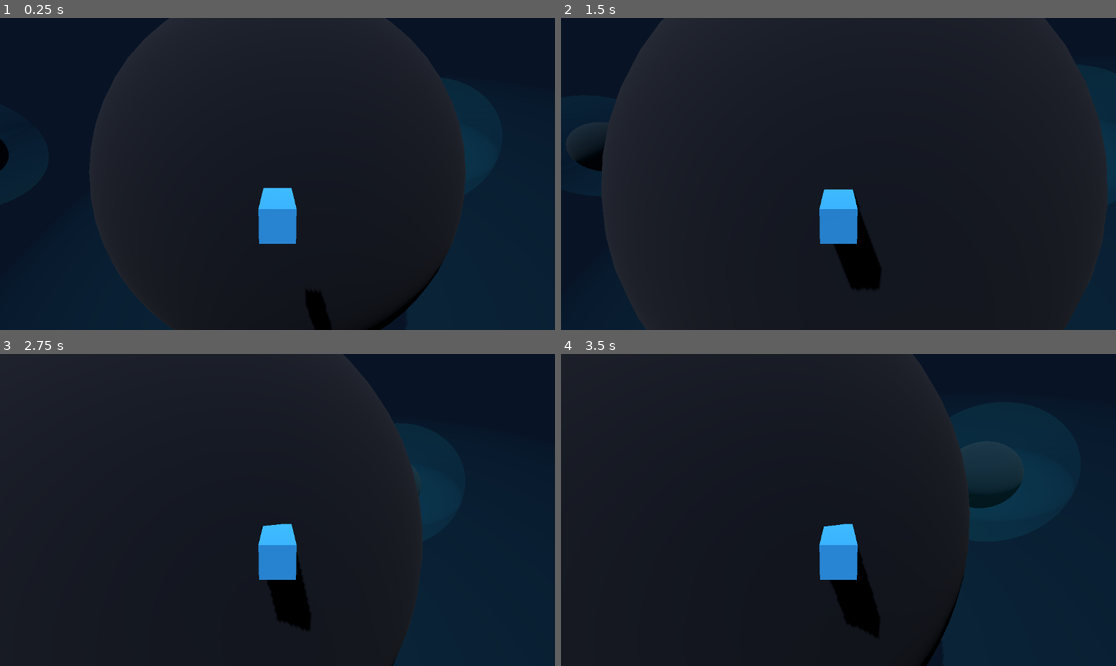
Above: before the commit, frames 1-4 (two rows, left to right).
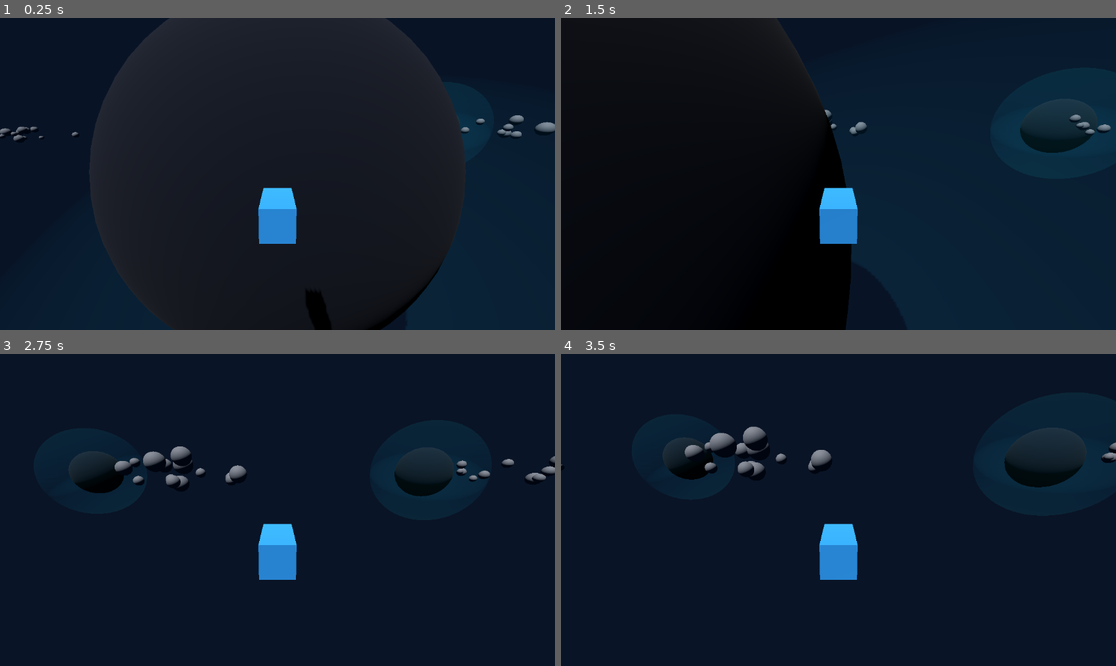
Above: after the commit, the same moments.

Repository: xlblitlx/Desarrollo_de_videojuegos
Game: Godot game, scene res://Demo_Orbital.tscn
Same seed, same stepped clock (60 frames per second), same inputs: the game is played once before the commit and once after it.
Inputs (mouse positions are in pixels of both pictures, inside the frame that each line leads up to):
- Up to frame 1 (0.25 s): no input
- Up to frame 2 (1.5 s): tap Enter (ui_accept) at 0.5, 0.77, 0.8, 1.07, 1.35 s; move the mouse to (866, 174) at 0.52 s; hold Shift 0.53-1.28 s; hold W (up) from 0.53 s (still down); move the mouse to (810, 174) at 1.27 s
- Up to frame 3 (2.75 s): keep holding W (up); tap Enter (ui_accept) at 1.52, 1.82, 2.3 s; tap Shift at 1.55 s; move the mouse to (288, 503) at 2.02 s; hold Shift from 2.03 s (still down)
- Up to frame 4 (3.5 s): keep holding W (up); move the mouse to (832, 516) at 2.77 s; release Shift at 2.78 s; tap T at 2.85 s; tap Enter (ui_accept) at 3.02, 3.32 s; tap Shift at 3.05 s

The runs differ from the first frame. In frame 1, 0.6% of the frame differs, in the area x 0-100%, y 31-49%; in frame 2, 28%, in the area x 0-100%, y 0-100%; in frame 3, 3.5%; in frame 4, 5.4%.

Commit message:
feat: red de asteroides procedural y dano por radiacion en espacio abierto

Diff:
--- a/Demo_Orbital.tscn
+++ b/Demo_Orbital.tscn
@@ -6,6 +6,7 @@
 [ext_resource type="PackedScene" uid="uid://od0kiw5a61ky" path="res://escenas/planeta.tscn" id="3_66d34"]
 [ext_resource type="PackedScene" uid="uid://h6djht1s6p15" path="res://escenas/jugador.tscn" id="4_7wmen"]
 [ext_resource type="Script" uid="uid://b0864vcm5685t" path="res://zona_b/Script_zona_b/luz_parpadeante.gd" id="4_66d34"]
+[ext_resource type="PackedScene" uid="uid://b6ktojxqu2x60" path="res://escenas/campo_asteroides.tscn" id="5_2c7g2"]
 [ext_resource type="Script" uid="uid://brtclod0wujll" path="res://zona_b/Script_zona_b/sistema_eventos.gd" id="5_7wmen"]
 
 [sub_resource type="Environment" id="Environment_6cvi3"]
@@ -33,6 +34,7 @@
 [node name="generador_mapa" type="Node3D" parent="Entorno" unique_id=1205830586]
 script = ExtResource("3_7wmen")
 planeta_scene = ExtResource("3_66d34")
+campo_asteroides_scene = ExtResource("5_2c7g2")
 
 [node name="Planetas" type="Node" parent="." unique_id=1673712481]
 
--- /dev/null
+++ b/escenas/asteroide.tscn
@@ -0,0 +1,15 @@
+[gd_scene format=3 uid="uid://d1vb3t80cn5r7"]
+
+[sub_resource type="SphereMesh" id="SphereMesh_6cvi3"]
+
+[sub_resource type="SphereShape3D" id="SphereShape3D_3jq7k"]
+
+[node name="asteroide" type="Node3D" unique_id=1468028108]
+
+[node name="MeshInstance3D" type="MeshInstance3D" parent="." unique_id=2049473630]
+mesh = SubResource("SphereMesh_6cvi3")
+
+[node name="zonadaño" type="Area3D" parent="." unique_id=865335375]
+
+[node name="CollisionShape3D" type="CollisionShape3D" parent="zonadaño" unique_id=1095683703]
+shape = SubResource("SphereShape3D_3jq7k")
--- /dev/null
+++ b/escenas/campo_asteroides.tscn
@@ -0,0 +1,8 @@
+[gd_scene format=3 uid="uid://b6ktojxqu2x60"]
+
+[ext_resource type="Script" uid="uid://ijhb7gylrnoh" path="res://script_componentes/campo_asteroides.gd" id="1_arvyt"]
+[ext_resource type="PackedScene" uid="uid://d1vb3t80cn5r7" path="res://escenas/asteroide.tscn" id="2_sug62"]
+
+[node name="CampoAsteroides" type="Node3D" unique_id=1394972799]
+script = ExtResource("1_arvyt")
+asteroide_scene = ExtResource("2_sug62")
--- /dev/null
+++ b/script_componentes/campo_asteroides.gd
@@ -0,0 +1,45 @@
+class_name CampoAsteroides
+extends Node3D
+
+@export var asteroide_scene: PackedScene
+@export var cantidad_asteroides: int = 14
+@export var radio_dispersion: float = 80.0
+
+var asteroides_instanciados: Array[Node3D] = []
+var velocidades_rotacion: Array[Vector3] = []
+
+func _ready() -> void:
+	_generar_campo()
+
+func _process(delta: float) -> void:
+	for i in range(asteroides_instanciados.size()):
+		var asteroide = asteroides_instanciados[i]
+		if is_instance_valid(asteroide):
+			asteroide.rotate_x(velocidades_rotacion[i].x * delta)
+			asteroide.rotate_y(velocidades_rotacion[i].y * delta)
+
+func _generar_campo() -> void:
+	if not asteroide_scene:
+		return
+
+	for i in range(cantidad_asteroides):
+		var inst := asteroide_scene.instantiate() as Node3D
+		add_child(inst)
+
+		var angulo := randf_range(0.0, TAU)
+		var dist := randf_range(5.0, radio_dispersion)
+		var offset_y := randf_range(-10.0, 10.0)
+
+		inst.position = Vector3(cos(angulo) * dist, offset_y, sin(angulo) * dist)
+
+		# Aumentamos la escala para que sean rocas gigantes que bloqueen el paso (de 6m a 14m)
+		var escala_random := randf_range(6.0, 14.0)
+		inst.scale = Vector3.ONE * escala_random
+		inst.rotation = Vector3(randf_range(0, TAU), randf_range(0, TAU), randf_range(0, TAU))
+
+		asteroides_instanciados.append(inst)
+		velocidades_rotacion.append(Vector3(
+			randf_range(-0.3, 0.3),
+			randf_range(-0.3, 0.3),
+			randf_range(-0.3, 0.3)
+		))
--- a/script_componentes/generador_mapa.gd
+++ b/script_componentes/generador_mapa.gd
@@ -3,57 +3,81 @@
 
 @export_group("Configuración Procedural")
 @export var planeta_scene: PackedScene
+@export var campo_asteroides_scene: PackedScene
 @export var cantidad_planetas: int = 8
-@export var radio_sistema_global: float = 500.0
-@export var distancia_minima_entre_planetas: float = 300.0 # Subimos el espacio mínimo base
-
+@export var radio_sistema_global: float = 800.0
+@export var distancia_minima_entre_planetas: float = 450.0
 
 @export_group("Variación de Planetas")
-@export var tamano_minimo: float = 0.8
-@export var tamano_maximo: float = 2.5
+@export var tamano_minimo: float = 0.5
+@export var tamano_maximo: float = 3.0
 
 func _ready() -> void:
 	randomize()
 	generar_sistema_planetario()
 
-## Función principal: Solo coordina los pasos
+## Coordinador principal
 func generar_sistema_planetario() -> void:
 	if not planeta_scene:
-		push_warning("Falta asignar la escena Planeta.tscn")
+		push_warning("Falta asignar Planeta.tscn en GeneradorMapa")
 		return
 
-	var posiciones: Array[Vector3] = []
+	var planetas: Array[Vector3] = []
 	for i in range(cantidad_planetas):
-		var pos := _obtener_posicion_valida(posiciones)
+		var pos := _buscar_punto_libre(planetas, distancia_minima_entre_planetas)
 		if pos != Vector3.ZERO:
-			posiciones.append(pos)
-			_crear_planeta(pos)
+			planetas.append(pos)
+			_instanciar_nodo(planeta_scene, pos, randf_range(tamano_minimo, tamano_maximo))
 
-## Responsabilidad 1: Encontrar un punto válido sin colisiones
-func _obtener_posicion_valida(existentes: Array[Vector3]) -> Vector3:
+	_generar_red_asteroides(planetas)
+
+## Busca una coordenada válida lejos de los puntos existentes
+func _buscar_punto_libre(existentes: Array[Vector3], radio_minimo: float) -> Vector3:
 	for intento in range(150):
-		var candidato := _generar_punto_aleatorio()
-		if _es_posicion_distante(candidato, existentes):
+		var angulo := randf_range(0.0, TAU)
+		var dist := randf_range(150.0, radio_sistema_global * 0.9)
+		var candidato := Vector3(cos(angulo) * dist, randf_range(-15.0, 15.0), sin(angulo) * dist)
+
+		if not _hay_punto_cerca(candidato, existentes, radio_minimo):
 			return candidato
 	return Vector3.ZERO
 
-## Responsabilidad 2: Matemática pura de posición
-func _generar_punto_aleatorio() -> Vector3:
-	var angulo := randf_range(0.0, TAU)
-	# Distribuimos en un radio más amplio (de 150m a 700m) para liberar el centro
-	var distancia := randf_range(150.0, radio_sistema_global * 0.9)
-	return Vector3(cos(angulo) * distancia, randf_range(-15.0, 15.0), sin(angulo) * distancia)
+## Conecta cada planeta con sus 2 vecinos más cercanos mediante campos de asteroides
+func _generar_red_asteroides(planetas: Array[Vector3]) -> void:
+	if not campo_asteroides_scene or planetas.size() < 2:
+		return
 
-## Responsabilidad 3: Validar distancia mínima
-func _es_posicion_distante(punto: Vector3, existentes: Array[Vector3]) -> bool:
-	for pos in existentes:
-		if pos.distance_to(punto) < distancia_minima_entre_planetas:
-			return false
-	return true
+	var campos_creados: Array[Vector3] = []
 
-## Responsabilidad 4: Instanciar en la escena de Godot
-func _crear_planeta(posicion: Vector3) -> void:
-	var planeta = planeta_scene.instantiate() as Node3D
-	add_child(planeta)
-	planeta.global_position = posicion
-	planeta.scale = Vector3.ONE * randf_range(tamano_minimo, tamano_maximo)
+	for origen in planetas:
+		var vecinos: Array[Vector3] = []
+		vecinos.assign(planetas.filter(func(p: Vector3) -> bool: return p != origen))
+		vecinos.sort_custom(func(a: Vector3, b: Vector3) -> bool:
+			return origen.distance_to(a) < origen.distance_to(b)
+		)
+
+		var limite: int = mini(2, vecinos.size())
+		for k in range(limite):
+			var destino: Vector3 = vecinos[k]
+			var medio: Vector3 = (origen + destino) / 2.0
+
+			if origen.distance_to(destino) > 220.0:
+				# Valida que no invada ningún planeta (140m) ni duplique otro campo (70m)
+				if not _hay_punto_cerca(medio, planetas, 140.0) and not _hay_punto_cerca(medio, campos_creados, 70.0):
+					campos_creados.append(medio)
+					_instanciar_nodo(campo_asteroides_scene, medio)
+
+## Utilidad única: Verifica si existe algún punto dentro del radio dado
+func _hay_punto_cerca(punto: Vector3, lista: Array[Vector3], radio: float) -> bool:
+	for item in lista:
+		if item.distance_to(punto) < radio:
+			return true
+	return false
+
+## Utilidad única: Instancia cualquier escena en una posición y escala
+func _instanciar_nodo(escena: PackedScene, posicion: Vector3, escala: float = 1.0) -> void:
+	var instancia := escena.instantiate() as Node3D
+	add_child(instancia)
+	instancia.global_position = posicion
+	if escala != 1.0:
+		instancia.scale = Vector3.ONE * escala
--- a/script_componentes/gestor_orbita.gd
+++ b/script_componentes/gestor_orbita.gd
@@ -3,11 +3,10 @@
 
 @export var planeta_actual: Node3D
 @export var usa_propulsores: bool = false
-@export var limite_mapa_global: float = 800.0
+@export var limite_mapa_global: float = 850.0  # Ligeramente mayor que radio_sistema_global (800)
 
 func procesar_limites(jugador: CharacterBody3D) -> void:
-	# Si no se ha registrado un planeta por Area3D, buscar el más cercano automáticamente
-	if not planeta_actual:
+	if not planeta_actual and not usa_propulsores:
 		_buscar_planeta_mas_cercano(jugador)
 
 	if not usa_propulsores and planeta_actual:
@@ -15,30 +14,26 @@
 
 	_aplicar_limite_global(jugador)
 
+func activar_propulsores(activar: bool) -> void:
+	usa_propulsores = activar
+	if activar:
+		planeta_actual = null
+
 func _aplicar_limite_orbital(jugador: CharacterBody3D) -> void:
 	var centro := planeta_actual.global_position
 	var desde_centro := jugador.global_position - centro
-	var radio_maximo := _calcular_radio_efectivo()
+	var radio_maximo := 45.0 * planeta_actual.scale.x
 
-	# Si sobrepasa el radio de la órbita del planeta actual
 	if desde_centro.length() > radio_maximo:
-		_rebotar_jugador(jugador, centro, desde_centro.normalized(), radio_maximo)
+		jugador.global_position = centro + desde_centro.normalized() * radio_maximo
+		jugador.velocity = jugador.velocity.bounce(desde_centro.normalized()) * 0.1
 
 func _aplicar_limite_global(jugador: CharacterBody3D) -> void:
 	var dist_centro := jugador.global_position.length()
 	if dist_centro > limite_mapa_global:
 		var dir_centro := -jugador.global_position.normalized()
-		jugador.global_position = dir_centro * -limite_mapa_global
-		jugador.velocity += dir_centro * 15.0
-
-func _calcular_radio_efectivo() -> float:
-	# Toma como base el radio físico del planeta multiplicado por su escala
-	return 50.0 * planeta_actual.scale.x
-
-func _rebotar_jugador(jugador: CharacterBody3D, centro: Vector3, dir: Vector3, radio: float) -> void:
-	# Bloquea la posición en el borde de la esfera orbital y frena el impulso hacia afuera
-	jugador.global_position = centro + dir * radio
-	jugador.velocity = jugador.velocity.bounce(dir) * 0.1
+		jugador.global_position = dir_centro * limite_mapa_global
+		jugador.velocity = jugador.velocity.bounce(dir_centro) * 0.2
 
 func _buscar_planeta_mas_cercano(jugador: CharacterBody3D) -> void:
 	var planetas := get_tree().get_nodes_in_group("planetas")
@@ -51,19 +46,21 @@
 	for p in planetas:
 		if p is Node3D:
 			var dist := jugador.global_position.distance_to(p.global_position)
-			# Solo lo captura como planeta de órbita si está razonablemente cerca
 			if dist < menor_distancia:
 				menor_distancia = dist
 				mas_cercano = p
 
-	# Si está a menos del radio de influencia, lo asigna
-	if mas_cercano and menor_distancia < (60.0 * mas_cercano.scale.x):
+	if mas_cercano and menor_distancia < (50.0 * mas_cercano.scale.x):
 		planeta_actual = mas_cercano
 
-## API de registro llamada desde Area3D del Planeta
 func registrar_planeta_entrante(planeta: Node3D) -> void:
 	planeta_actual = planeta
+	usa_propulsores = false
 
 func registrar_planeta_saliente(planeta: Node3D) -> void:
 	if planeta_actual == planeta:
 		planeta_actual = null
+
+## Devuelve true si la nave está expuesta en el espacio abierto sin protección orbital
+func esta_en_espacio_abierto() -> bool:
+	return planeta_actual == null
--- a/script_componentes/jugador.gd
+++ b/script_componentes/jugador.gd
@@ -1,42 +1,77 @@
 class_name Jugador
 extends CharacterBody3D
 
-@export var speed: float = 20.0
-@export var rotation_speed: float = 12.0
+@export_group("Velocidades")
+@export var velocidad_normal: float = 20.0
+@export var velocidad_propulsion: float = 75.0 # Impulso interplanetario
+@export var rotation_speed: float = 12.0 # Velocidad de giro del mesh
 
-# Referencias a los nodos hijos y componentes con el nuevo nombre "CamaraPivot"
-@onready var mesh: MeshInstance3D = $MeshInstance3D
+# Referencias a los nodos hijos y componentes
+@onready var mesh: MeshInstance3D = get_node_or_null("MeshInstance3D")
 @onready var camera_pivot: Node3D = get_node_or_null("CamaraPivot")
 @onready var gestor_orbita: GestorOrbita = get_node_or_null("GestorOrbita")
 @onready var sensor_dano: SensorDano = get_node_or_null("SensorDano")
 
+@export_group("Supervivencia")
+@export var dano_espacio_abierto: float = 10.0 # Daño por segundo fuera de planetas
+var vida_actual: float = 100.0
+
 func _physics_process(delta: float) -> void:
+	_procesar_input_propulsion()
 	_procesar_movimiento(delta)
 
+	# Usamos el nuevo procesar_limites que maneja órbita + mapa global
 	if gestor_orbita:
-		gestor_orbita.procesar_limites(self) # Invoca orbital + global
+		gestor_orbita.procesar_limites(self)
+		_procesar_peligro_vacio(delta)
 
 	if sensor_dano:
 		sensor_dano.procesar_prueba_dano(global_position)
 
 	move_and_slide()
 
+## Aplica daño constante si la nave sale de la protección de una cúpula orbital
+func _procesar_peligro_vacio(delta: float) -> void:
+	if gestor_orbita.esta_en_espacio_abierto():
+		vida_actual -= dano_espacio_abierto * delta
+		# Opcional: imprimir en consola para probar que baja la vida al salir de órbita
+		# print("¡Radiación! Vida restante: ", snapped(vida_actual, 0.1))
+
+		if vida_actual <= 0:
+			print("Nave destruida por radiación espacial")
+
+## Controla la activación y desactivación de propulsores interplanetarios
+func _procesar_input_propulsion() -> void:
+	var presionando_propulsor := Input.is_action_pressed("ui_accept") or Input.is_key_pressed(KEY_SHIFT)
+
+	if gestor_orbita:
+		if presionando_propulsor:
+			gestor_orbita.activar_propulsores(true)
+		else:
+			# Al soltar la tecla vuelve a modo normal para dejarse capturar por otro planeta
+			gestor_orbita.usa_propulsores = false
+
+## Mantiene la lógica original de movimiento según el CamaraPivot
 func _procesar_movimiento(delta: float) -> void:
-	var input_dir := Input.get_vector("left", "right", "up", "down",)
+	var input_dir := Input.get_vector("left", "right", "up", "down")
+
+	# Determina la velocidad según si los propulsores están activos
+	var vel_actual := velocidad_propulsion if (gestor_orbita and gestor_orbita.usa_propulsores) else velocidad_normal
 
 	if input_dir == Vector2.ZERO:
-		velocity = velocity.move_toward(Vector3.ZERO, speed)
+		velocity = velocity.move_toward(Vector3.ZERO, vel_actual * delta * 4.0)
 		return
 
-	# Utiliza la orientación del nodo "CamaraPivot"
+	# Utiliza la orientación del nodo "CamaraPivot" tal como te gustaba
 	var cam_basis: Basis = camera_pivot.global_transform.basis if camera_pivot else global_transform.basis
 
 	var forward := -cam_basis.z
 	var right := cam_basis.x
 	var direction := (right * input_dir.x + forward * -input_dir.y).normalized()
 
-	velocity = direction * speed
+	velocity = direction * vel_actual
 
+	# Rotación suave del modelo 3D mirando en la dirección del movimiento
 	if mesh and direction != Vector3.ZERO:
-		var target_basis = Basis.looking_at(direction, Vector3.UP)
+		var target_basis := Basis.looking_at(direction, Vector3.UP)
 		mesh.global_transform.basis = mesh.global_transform.basis.slerp(target_basis, rotation_speed * delta)
Not shown, added: script_componentes/campo_asteroides.gd.uid
